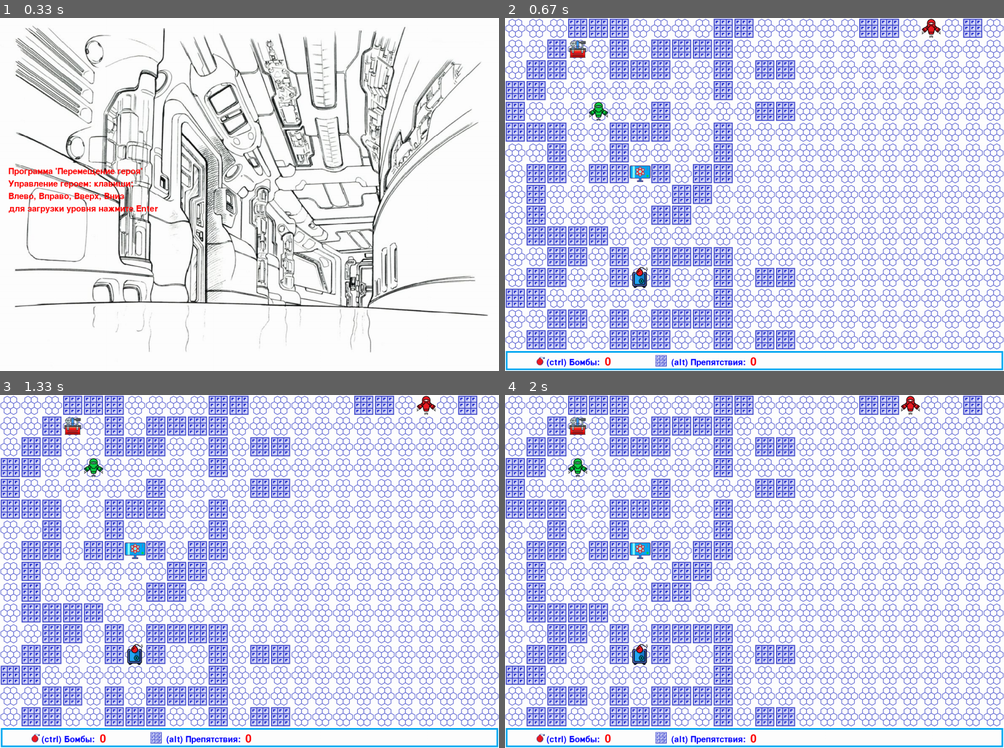
Above: before the commit, frames 1-4 (two rows, left to right).
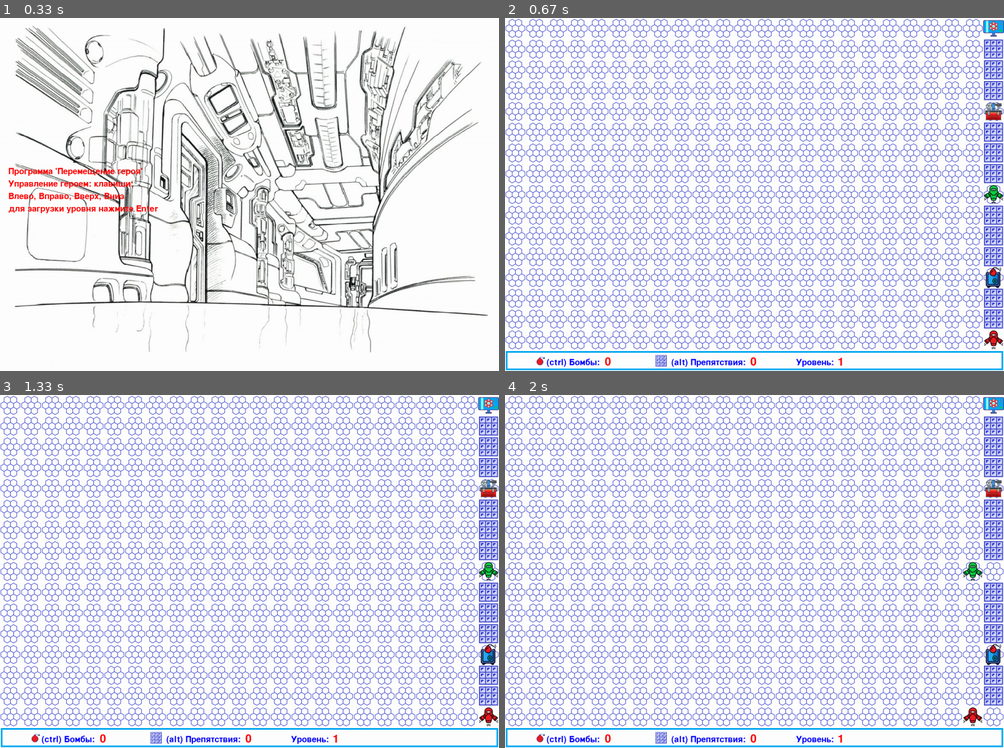
Above: after the commit, the same moments.

Repository: AVRasyuk/PyGameProject
Game: pygame game, started from main.py
Two runs of this game, one before a commit and one after it. Both use one fixed random seed, a clock stepped at 60 frames per second and the inputs below.
Inputs:
- Up to frame 1 (0.33 s): no input
- Up to frame 2 (0.67 s): hold Right from 0.33 s (still down)
- Up to frame 3 (1.33 s): release Right at 0.8 s; hold Up 0.83-1.13 s
- Up to frame 4 (2 s): hold Left from 1.67 s (still down)

Frame 1 is identical in both runs. In frame 2, 21% of the frame differs, in the area x 0-100%, y 0-99%; in frame 3, 21%; in frame 4, 21%.

Commit message:
перезапуск игры tckb bad_robot догоняет героя или захватывает computer

Diff:
--- a/data/map1.txt
+++ b/data/map1.txt
@@ -1,16 +1,16 @@
-...###....##.....##.R.#.
-..#T.#.####..........
-.##..###..#.##....
-##........#
-#...@..#....##
-###..###..#
-..#..#....#
-.##.##C#.##
-.#......##
-.#.....##
-.####.......
-..##.#.####..........
-.##..#B#..#.##....
-##........#
-..##.#.####..........
-.##..###..#.##....
+.......................C
+.......................#
+.......................#
+.......................#
+.......................T
+.......................#
+.......................#
+.......................#
+.......................@
+.......................#
+.......................#
+.......................#
+.......................B
+.......................#
+.......................#
+.......................R
--- a/data/map2.txt
+++ b/data/map2.txt
@@ -1,14 +1,16 @@
-...##..#B#
-.#.#.#.......#
-.#...R..###..#
+...###....##.....##.R.#.
+..#T.#.####..........
+.##..###..#.##....
 ##........#
-#.....#..#
-..........###.C.#.......
-.#...#....#
-.##.##.#.##
-.#....T..##
-.#.#...##
-.###....###
-...@.
-....
-...##..
+#...@..#....##
+###..###..#
+..#..#....#
+.##.##C#.##
+.#......##
+.#.....##
+.####.......
+..##.#.####..........
+.##..#B#..#.##....
+##........#
+..##.#.####..........
+.##..###..#.##....
--- a/data/map3.txt
+++ b/data/map3.txt
@@ -1,11 +1,14 @@
-....##
-..#.#..###
-.##.@.###..
-##.B..##..T.#
-#.......#.#
-###R.###..#
-.....#..#.
-.##.##.#.#
-.#...#.....
-.#...#...##
-.###...##################
+...##..#B#
+.#.#.#.......#
+.#...R..###..#
+##........#
+#.....#..#
+..........###.C.#.......
+.#...#....#
+.##.##.#.##
+.#....T..##
+.#.#...##
+.###....###
+...@.
+....
+...##..
--- a/main.py
+++ b/main.py
@@ -67,6 +67,31 @@
         clock.tick(FPS)
 
 
+def reset_level():
+    global x_point_hero, y_point_hero, x_point_bad_robot, y_point_bad_robot, x_point_comp, y_point_comp, \
+        max_width, max_height, bomb_count, barrier_count, bad_robot_move_path, bad_robot_map, digit_map
+    x_point_hero = 0
+    y_point_hero = 0
+    x_point_bad_robot, y_point_bad_robot, x_point_comp, y_point_comp, max_width, max_height = 0, 0, 0, 0, 0, 0
+    bomb_count, barrier_count = 0, 0
+    bad_robot_move_path = []
+    bad_robot_map, digit_map = [[]], [[]]
+    all_sprites.empty()
+    tiles_group.empty()
+    player_group.empty()
+    bomb_group.empty()
+    barrier_group.empty()
+    tool_box_group.empty()
+    bomb_box_group.empty()
+    bad_robot_group.empty()
+    detonation_group.empty()
+
+
+def game_over():
+    reset_level()
+    start_screen()
+
+
 def start_new_level(number_level):
     list_file_name_level = ['map1.txt', 'map2.txt', 'map3.txt', 'map4.txt', 'map5.txt']
     file_name_level = list_file_name_level[number_level - 1]
@@ -94,10 +119,17 @@
     intro_rect.top = text_coord + 10
     screen.blit(string_rendered, intro_rect)
 
-
-def info_line_update(wall_count, bomb_count):
+    string_rendered = font.render('Уровень:', 1, pygame.Color('blue'))
+    intro_rect = string_rendered.get_rect()
+    intro_rect.x = 700
+    intro_rect.top = text_coord + 10
+    screen.blit(string_rendered, intro_rect)
+
+
+def info_line_update(wall_count, bomb_count, number_level):
     text_coord = 805
     font = pygame.font.Font(None, 40)
+
     text_bomb_count = str(bomb_count)
     string_rendered = font.render(text_bomb_count, 1, pygame.Color('red'))
     intro_rect = string_rendered.get_rect()
@@ -108,6 +140,12 @@
     string_rendered = font.render(text_wall_count, 1, pygame.Color('red'))
     intro_rect = string_rendered.get_rect()
     intro_rect.x = 590
+    intro_rect.top = text_coord + 10
+    screen.blit(string_rendered, intro_rect)
+    text_number_level = str(number_level)
+    string_rendered = font.render(text_number_level, 1, pygame.Color('red'))
+    intro_rect = string_rendered.get_rect()
+    intro_rect.x = 800
     intro_rect.top = text_coord + 10
     screen.blit(string_rendered, intro_rect)
 
@@ -186,6 +224,7 @@
     'tool_box': load_image('tool_box.png'),
     # 'bomb_image': load_image('bomb.png'),
 }
+computer_image = load_image('comp.png')
 player_image = load_image('hero.png')
 bad_robot_image = load_image('bad_robot.png')
 box_bomb_image = load_image('box_bomb.png')
@@ -252,6 +291,14 @@
     def __init__(self, pos_x, pos_y):
         super().__init__(bomb_box_group, all_sprites)
         self.image = box_bomb_image
+        self.rect = self.image.get_rect().move(
+            tile_width * pos_x + 0, tile_height * pos_y + 0)
+
+
+class Computer(pygame.sprite.Sprite):
+    def __init__(self, pos_x, pos_y):
+        super().__init__(computer_group, all_sprites)
+        self.image = computer_image
         self.rect = self.image.get_rect().move(
             tile_width * pos_x + 0, tile_height * pos_y + 0)
 
@@ -421,6 +468,7 @@
                 new_player = Player(x, y)
             elif level[y][x] == 'C':
                 Tile('comp', x, y)
+                computer = Computer(x, y)
             elif level[y][x] == 'B':
                 Tile('empty', x, y)
                 # new_box_bmb =
@@ -507,7 +555,6 @@
 bomb_count, barrier_count = 0, 0
 bad_robot_move_path = []
 bad_robot_map, digit_map = [[]], [[]]
-board = [[]]
 clock = pygame.time.Clock()
 
 if __name__ == '__main__':
@@ -540,6 +587,7 @@
     bomb_box_group = pygame.sprite.Group()
     bad_robot_group = pygame.sprite.Group()
     detonation_group = pygame.sprite.Group()
+    computer_group = pygame.sprite.Group()
     flag_movie_bad_robot = True
     flag_exploded_bad_robot = False
     number_level = 1
@@ -658,13 +706,23 @@
                     x_point_bad_robot, y_point_bad_robot = x_step_bad_robot, y_step_bad_robot
                     bad_robot.rect.x = x_point_bad_robot * tile_width
                     bad_robot.rect.y = y_point_bad_robot * tile_height
+
+                    if pygame.sprite.spritecollideany(bad_robot, player_group) or pygame.sprite.spritecollideany(
+                            bad_robot, computer_group):
+                        # GAME OVER
+                        game_over()
+                        number_level = 1
+                        player, bad_robot, level_x, level_y = generate_level(load_level(start_new_level(number_level)))
+                        flag_movie_bad_robot = True
+                        falg_end_level = False
+
                     if pygame.sprite.spritecollideany(bad_robot, bomb_group):
                         bad_robot.boom()
                         flag_exploded_bad_robot = True
                         flag_movie_bad_robot = False
                         position_boom = bad_robot.rect.x, bad_robot.rect.y
                         create_detonation(position_boom)
-                        number_level += 1
+                        # number_level += 1
                         takt_end_level = takt
                         # flag_movie_bad_robot = True
                         falg_end_level = True
@@ -687,12 +745,16 @@
                             broken_barrier.update_broken_barrier(bad_robot_stop_takt)
                             bad_robot.update_broken_barrier(bad_robot_stop_takt)
                     if bad_robot_stop_takt > 5:
+                        bad_robot_map[y_point_bad_robot][x_point_bad_robot] = 0
+                        digit_map[y_point_bad_robot][x_point_bad_robot] = 0
                         x_step_bad_robot, y_step_bad_robot = bad_robot_move_path.pop(0)
+                        bad_robot_map[y_step_bad_robot][x_step_bad_robot] = 0
+                        digit_map[y_step_bad_robot][x_step_bad_robot] = 0
                         x_point_bad_robot, y_point_bad_robot = x_step_bad_robot, y_step_bad_robot
                         bad_robot.rect.x = x_point_bad_robot * tile_width
                         bad_robot.rect.y = y_point_bad_robot * tile_height
-                        bad_robot_map[y_step_bad_robot][x_step_bad_robot] = 0
-                        digit_map[y_step_bad_robot][x_step_bad_robot] = 0
+                        bad_robot_map[y_point_bad_robot][x_point_bad_robot] = 6
+                        digit_map[y_point_bad_robot][x_point_bad_robot] = 6
                         bad_robot_stop_takt = 0
                         bad_robot.update_broken_barrier(bad_robot_stop_takt)
                         bad_robot_group.draw(screen)
@@ -708,40 +770,23 @@
             v = 50
             fps = 20
             info_line()
-            x_point_hero = 0
-            y_point_hero = 0
-            x_point_bad_robot, y_point_bad_robot, x_point_comp, y_point_comp, max_width, max_height = 0, 0, 0, 0, 0, 0
-            bomb_count, barrier_count = 0, 0
-            bad_robot_move_path = []
-            bad_robot_map, digit_map = [[]], [[]]
-            board = [[]]
-            # основной персонаж
-            all_sprites.empty()
-            tiles_group.empty()
-            player_group.empty()
-            bomb_group.empty()
-            barrier_group.empty()
-            tool_box_group.empty()
-            bomb_box_group.empty()
-            bad_robot_group.empty()
-            detonation_group.empty()
-            bomb_count, barrier_count = 0, 0
+            reset_level()
             player = None
             screen = pygame.display.set_mode(size)
+            number_level += 1
             player, bad_robot, level_x, level_y = generate_level(
                 load_level(start_new_level(number_level)))
-
             flag_movie_bad_robot = True
             falg_end_level = False
 
         # print(path)
-        info_line_update(barrier_count, bomb_count)
+        info_line_update(barrier_count, bomb_count, number_level)
         all_sprites.draw(screen)
         all_sprites.update()
         tiles_group.draw(screen)
-        player_group.draw(screen)
         bomb_group.draw(screen)
         barrier_group.draw(screen)
+        player_group.draw(screen)
         tool_box_group.draw(screen)
         bomb_box_group.draw(screen)
         bad_robot_group.draw(screen)
